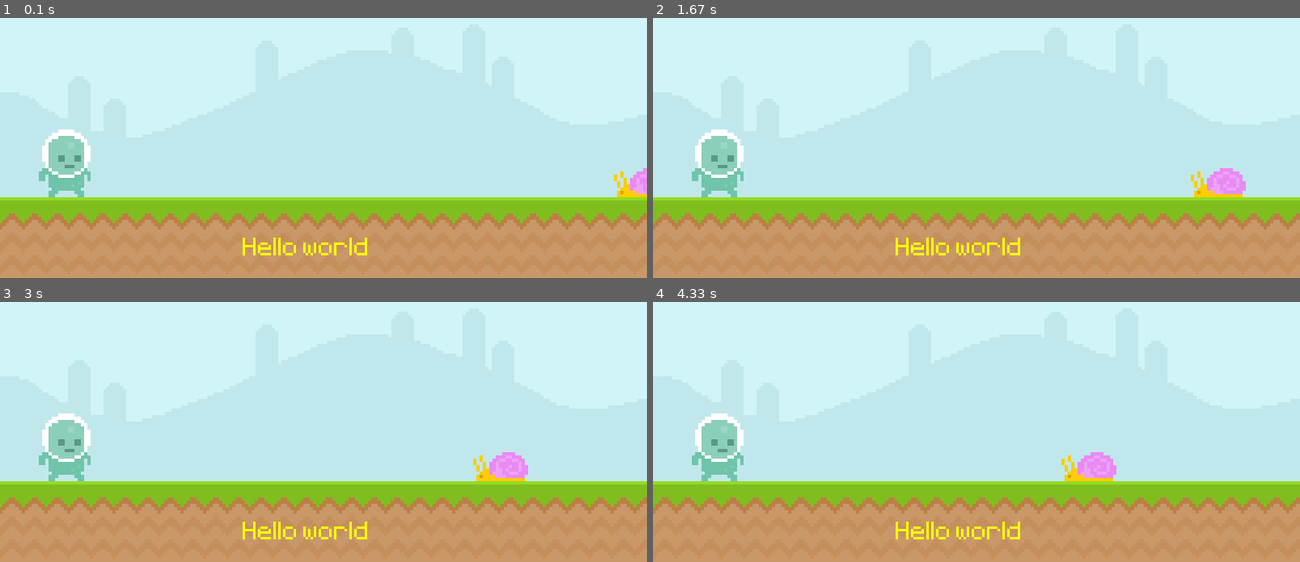
Above: before the commit, frames 1-4 (two rows, left to right).
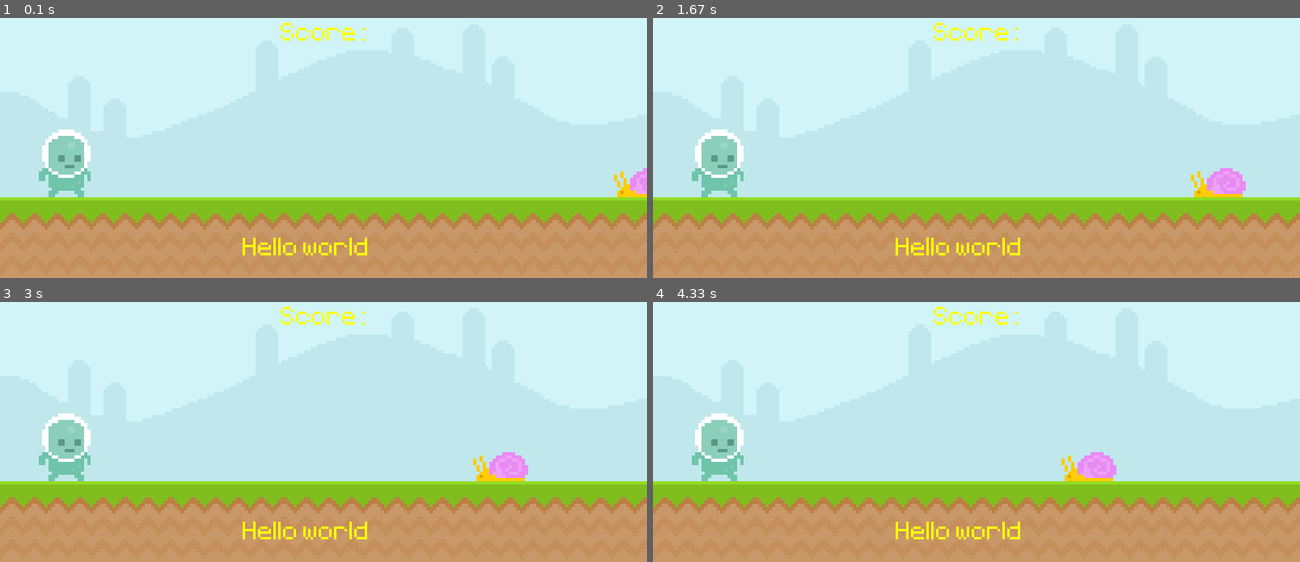
Above: after the commit, the same moments.

Repository: marvneo/pygame-intro
Game: pygame game, started from main.py
Two runs of this game, one before a commit and one after it. Both use one fixed random seed, a clock stepped at 60 frames per second and the inputs below.
Inputs (mouse positions are in pixels of both pictures, inside the frame that each line leads up to):
- Up to frame 1 (0.1 s): no input
- Up to frame 2 (1.67 s): press the mouse at (717, 163) at 0.37 s; move the mouse to (743, 176) at 0.47 s; release the mouse at (775, 192) at 0.6 s
- Up to frame 3 (3 s): no input
- Up to frame 4 (4.33 s): no input

The runs differ from the first frame. In frame 1, 0.2% of the frame differs, in the area x 43-57%, y 1-9%; in frame 2, 0.2%; in frame 3, 0.2%; in frame 4, 0.2%.

Commit message:
add scoreboard

Diff:
--- a/main.py
+++ b/main.py
@@ -18,7 +18,11 @@
 # creates surface
 sky_surface = pygame.image.load('graphics/Sky.png').convert()
 ground_surface = pygame.image.load('graphics/ground.png').convert()
+
+# texts
 text_surface = test_font.render('Hello world', False, 'yellow').convert()
+score_surface = test_font.render('Score:', False, 'yellow').convert()
+score_rect = score_surface.get_rect(center = (400,100))
 
 # snail
 snail_surface = pygame.image.load('graphics/snail/snail1.png').convert_alpha()
@@ -35,9 +39,15 @@
             pygame.quit()
             exit()
 
+        if event.type == pygame.MOUSEMOTION and player_rect.collidepoint(event.pos):
+            print('collision')
+
     screen.blit(sky_surface,(0,0))
     screen.blit(ground_surface,(0,300))
     screen.blit(text_surface, (300,350))
+    screen.blit(score_surface, score_rect)
+
+    # snail movement
     screen.blit(snail_surface, snail_rect)
     snail_rect.left -= snail_accel
 
@@ -48,6 +58,10 @@
     # player
     screen.blit(player_surface, player_rect)
 
+    # collisions
+    #if player_rect.colliderect(snail_rect):
+
+
 
     pygame.display.update()
     clock.tick(60)
